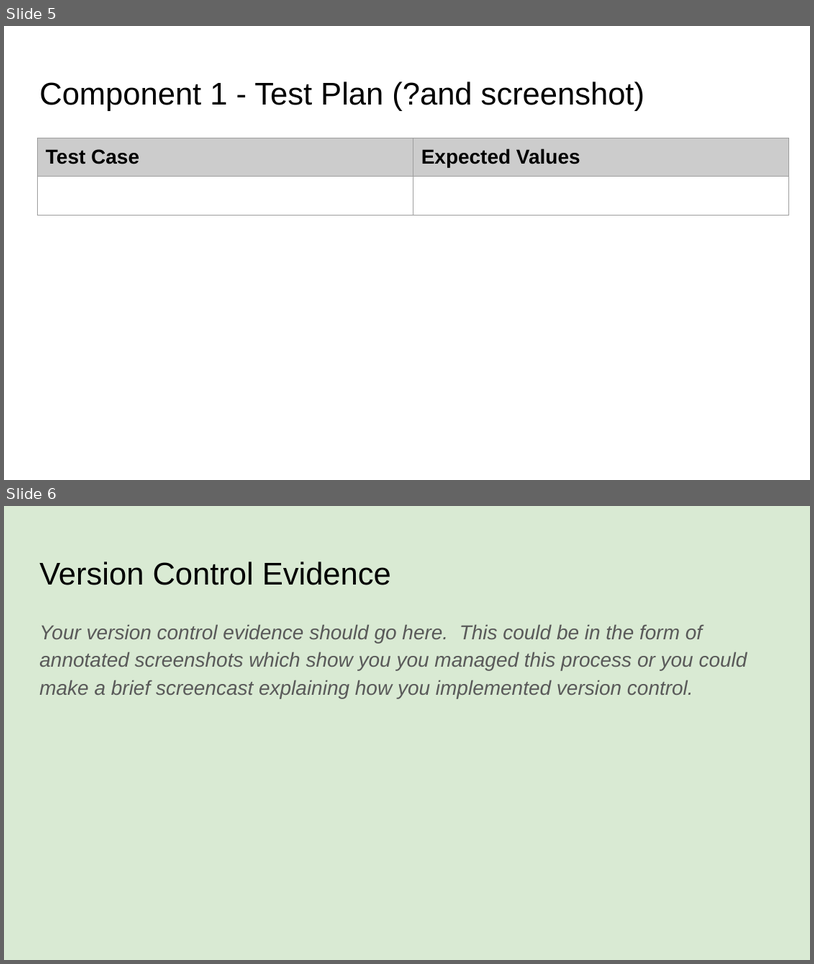
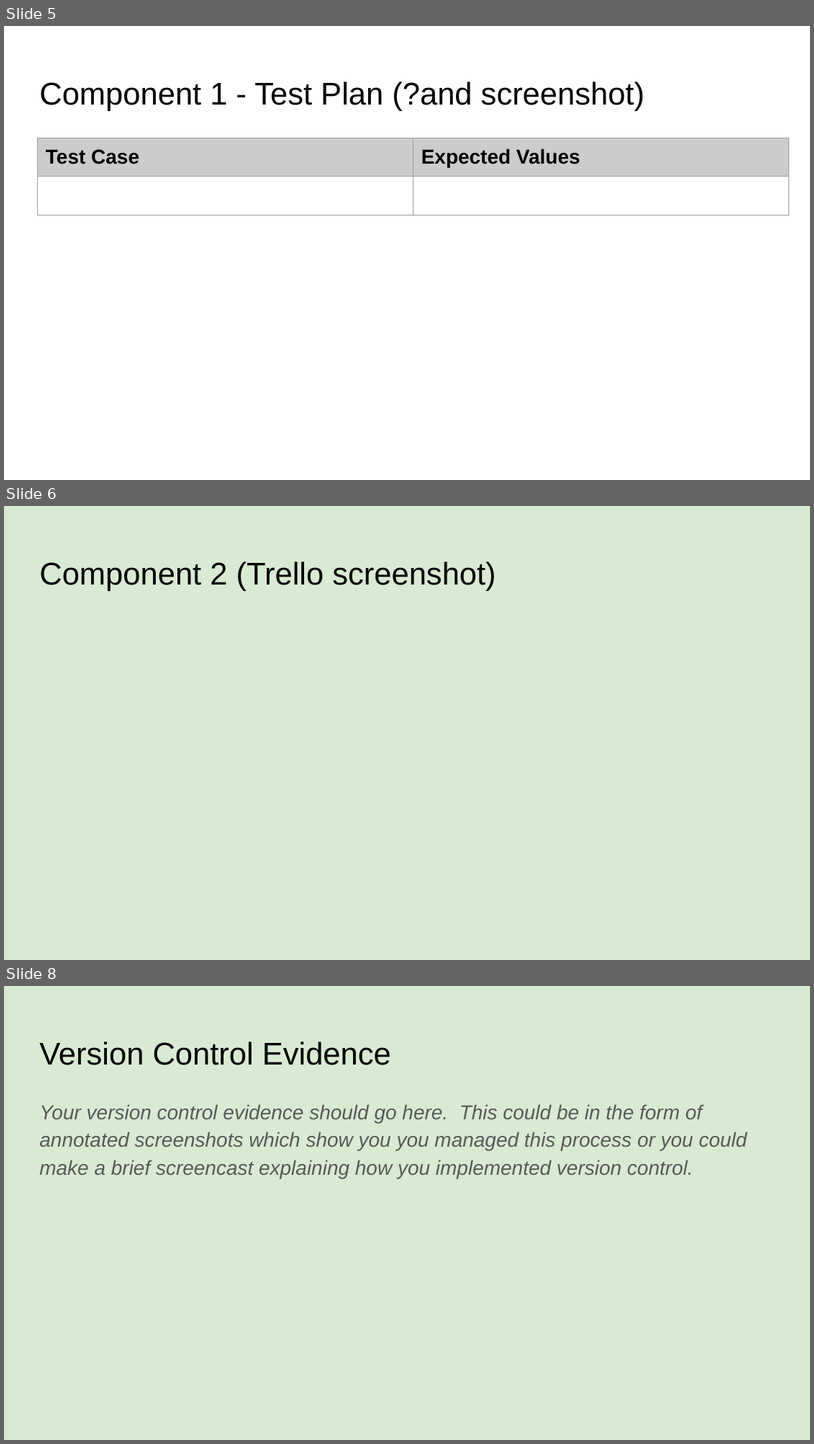
Before and after one commit to levinelson69/pizza_bot, a slide deck: 022_91893+_+91897+Documentation.pptx. Shown one above the other, each under a label of ours: slides 5 and 6 before the commit, slides 5, 6 and 8 after it; the slides between them are not shown. The pictures are 814x964 and 814x1444 pixels, drawn with LibreOffice and Linux fonts; fonts in the diff are those of the drawing. Boxes give left, top, right and bottom in pixels: in the first picture for what was removed or moved away, otherwise in the second. Text is boxed around its words. In the diff, an @@ line names an element or a change of style, - is before the commit and + after.

```diff
--- a/022_91893+_+91897+Documentation.pptx
+++ b/022_91893+_+91897+Documentation.pptx
@@ slide 6 added at [4, 506, 810, 960], background #D9EAD3 @@
@@ title added at [39, 561, 496, 591], 28 pt, text #000000 @@
+Component 2 (Trello screenshot)
@@ what was slide 6 is now slide 8 @@
```
Also in this commit, not shown: 2 slides changed, 2 other slides added, 1 slide removed.
